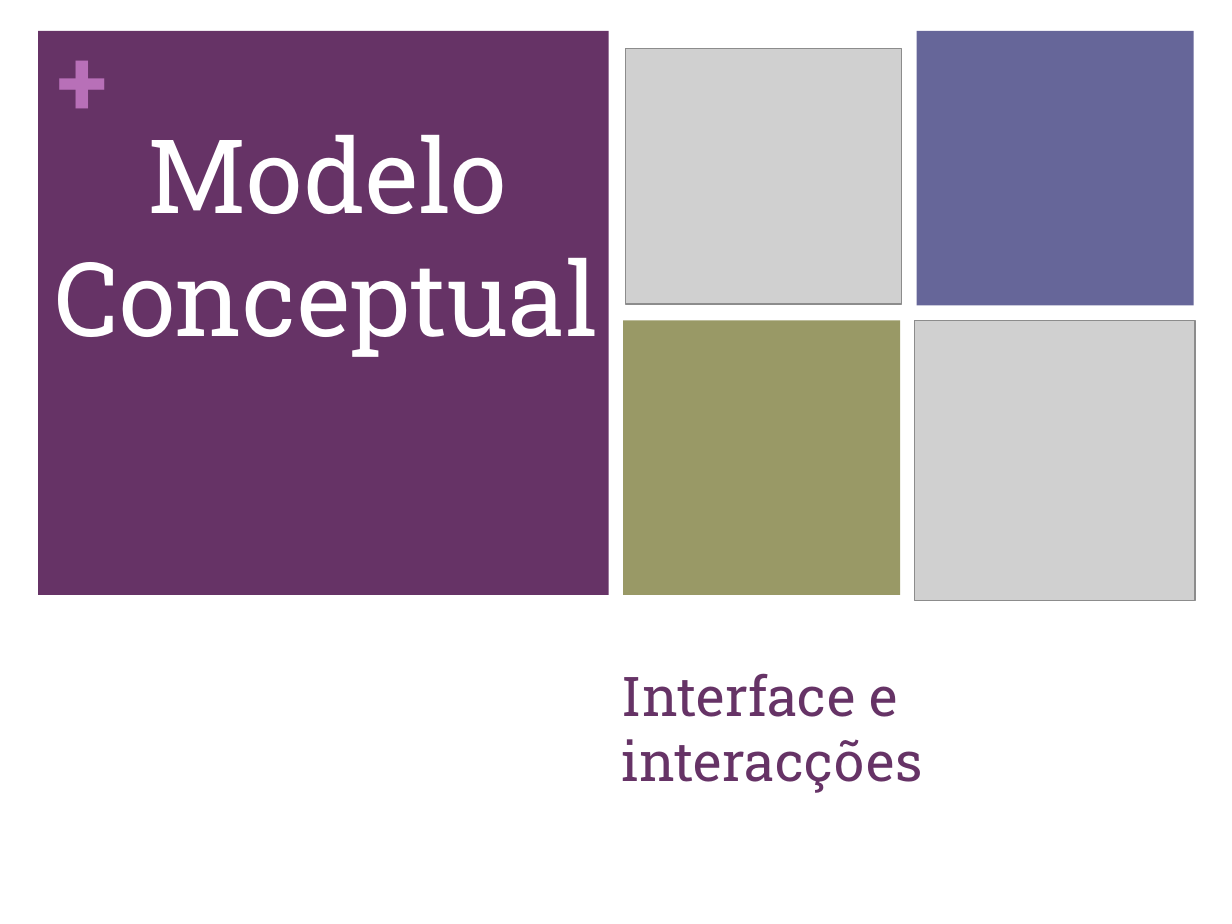
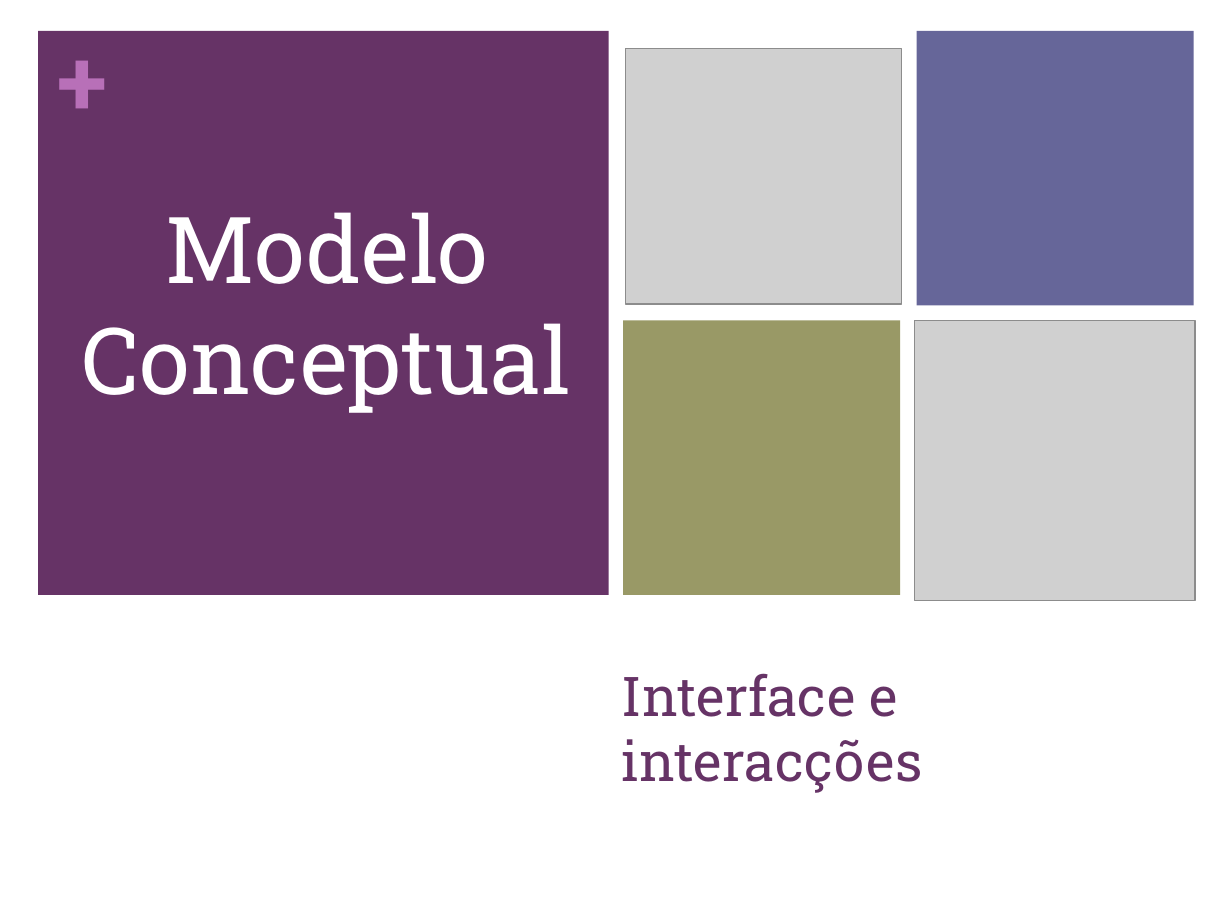
Before and after one commit to carboned4/C_C_U-2015-10, a slide deck: slide 4 of Aula 06/G10 - Apresentacao - Lab05.pptx. Drawn at 1232x924 pixels with LibreOffice and Linux fonts; fonts in the diff are those of the drawing; grey boxes stand for pictures. Boxes give left, top, right and bottom in pixels: in the first picture for what was removed or moved away, otherwise in the second. Text is boxed around its words. In the diff, an @@ line names an element or a change of style, - is before the commit and + after.

```diff
--- a/Aula 06/G10 - Apresentacao - Lab05.pptx
+++ b/Aula 06/G10 - Apresentacao - Lab05.pptx
@@ text "Modelo Conceptual": place and size @@
-text "Modelo Conceptual" at <box>54,135,598,357</box>
+text "Modelo Conceptual" at <box>82,212,571,413</box>
@@ text "Modelo Conceptual" at <box>82,212,571,413</box>: size 60 to 54 pt @@
```
Also in this commit, not shown: 10 other slides changed, 1 other file.
